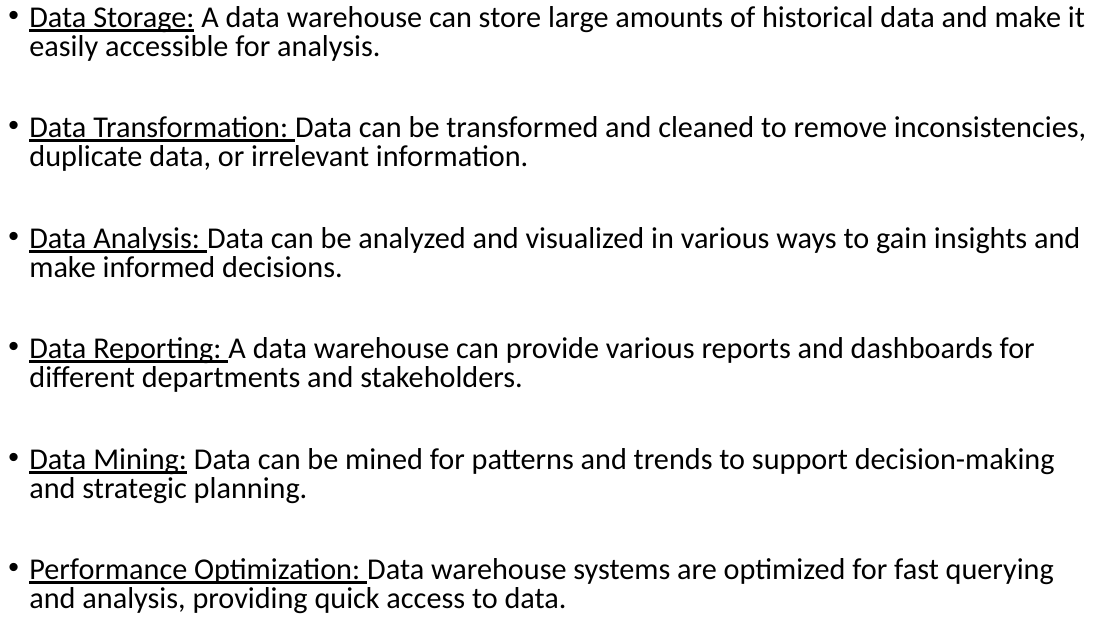
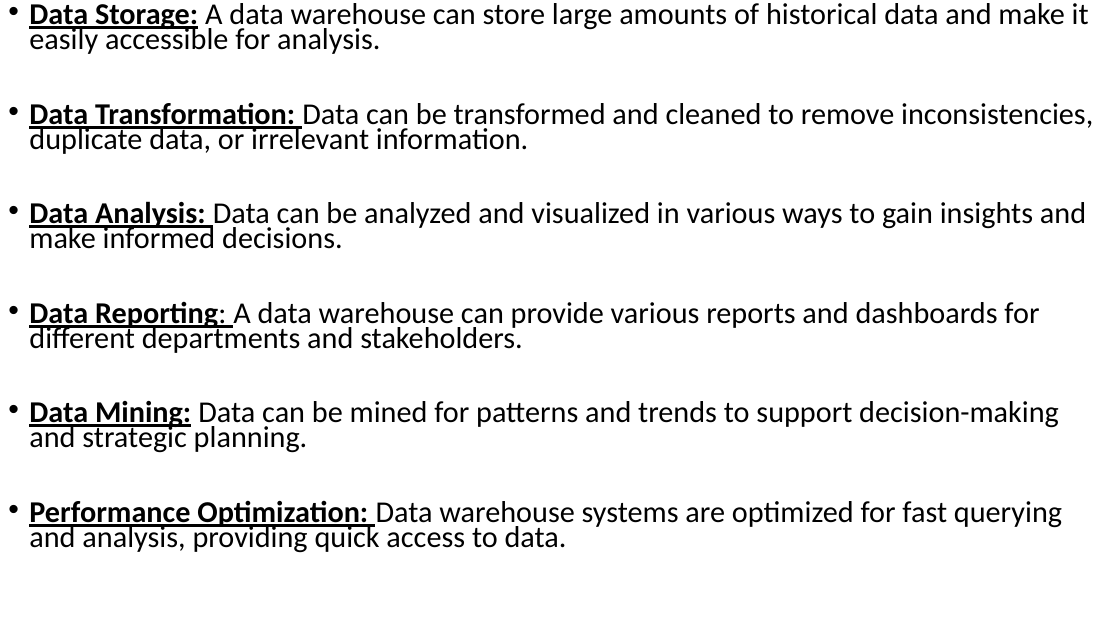
Before and after one commit to Mrcoderv/BCA-UnlimateNote-New, a slide deck: slide 9 of 6th Sem/Data mining and warehouse/Unit_1_new.pptx. Drawn at 1120x630 pixels with LibreOffice and Linux fonts; fonts in the diff are those of the drawing. Boxes give left, top, right and bottom in pixels: in the first picture for what was removed or moved away, otherwise in the second. Text is boxed around its words. In the diff, an @@ line names an element or a change of style, - is before the commit and + after.

```diff
--- a/6th Sem/Data mining and warehouse/Unit_1_new.pptx
+++ b/6th Sem/Data mining and warehouse/Unit_1_new.pptx
@@ text "Data Storage: A data warehouse ..." at bbox=[29, 3, 1093, 553]: bold on in "Data Storage:", "Data Transformation:", "Data Analysis:", "Data Reporting:" and 2 more places; line spacing 0.8 to 0.7 @@
```
Also in this commit, not shown: 1 other slide changed, 24 other files.
